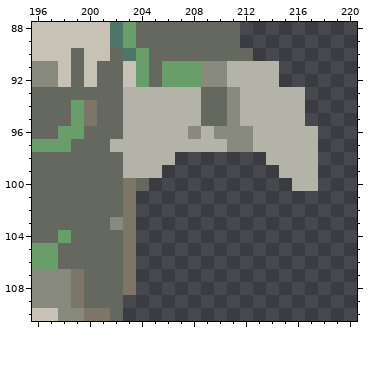
Edited in one commit: pixel-art file (Aseprite/Enviroment/Stages/Light_forest/tileset/fg_fixed.aseprite). The picture above was drawn from the file before the commit.
741x394 pixels, 1 frame. Colours within 5 levels of each other are drawn and written as one. Shown: x 196..220, y 88..110. The old version is drawn lined up with the new one, on the new canvas. The commit also changed other parts of the picture, which this record leaves out.
And afterwards:
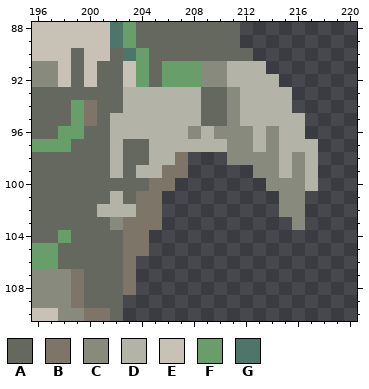
Palette (. is transparent): A #64685e  B #7c7568  C #898a7e  D #b4b3a7  E #c8c2b6  F #679e6a  G #4d756a
Difference:
canvas 741x394 -> 737x384 (the part of the old canvas that was cut away was empty and is not shown)
@@ x 196..220 @@
  90 EEEAEEAGFAAAAAAAA........
- 91 CCEAEAAEFAFFFCCDDDD......
+ 91 CCEAEAAEFAFFFCCDDD.......
  92 CCEAEAAEFAFFFCCDDDD......
- 93 AAAAAAADDDDDDAACDDDDD....
- 94 AAAFBAADDDDDDAACDDDDD....
- 95 AAAFBAADDDDDDAACDDDDD....
- 96 AAFFAAADDDDDCDCCCDDDDD...
- 97 FFFAAADDDDDDDDDCCDDDDD...
- 98 AAAAAAADDDD.......DDDD...
- 99 AAAAAAADDD.........DDD...
-100 AAAAAAABA...........DD...
-101 AAAAAAAB.................
-102 AAAAAAAB.................
-103 AAAAAACB.................
-104 AAFAAAAB.................
-105 FFAAAAAB.................
+ 93 AAAAAAADDDDDDAACDDDD.....
+ 94 AAAFBAADDDDDDAACDDDD.....
+ 95 AAAFBADDDDDDDAACDDDDD....
+ 96 AAFFAADDDDDDCDCCCDCDD....
+ 97 FFFAAADAADDDDDDCCDCDDD...
+ 98 AAAAAADAADDB...CCCCDCD...
+ 99 AAAAAADADDBB.....CCDCD...
+100 AAAAAAAAABB.......CCCD...
+101 AAAAAADABB.........CC....
+102 AAAAADDDBB.........CC....
+103 AAAAAACBBB..........C....
+104 AAFAAAABB................
+105 FFAAAAABB................
 106 FFAAAAAB.................
Where, in picture pixels (left, top, right, bottom), the same in both pictures:
changed: (227, 61, 318, 230)
changed: (97, 113, 188, 256)
